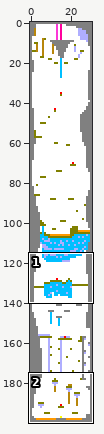
Sprite sheet, stored at maps/map_4.png. Above, an overview of the earlier version with the close-up marked.
Close-up. As it was:
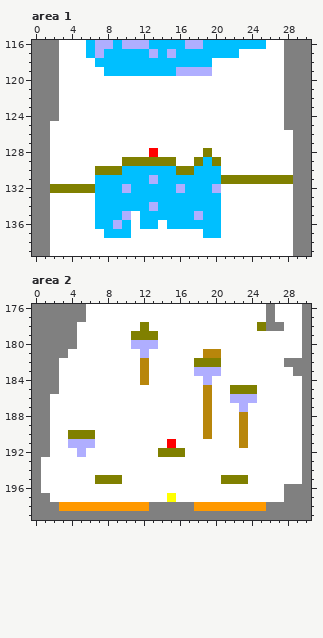
The file is 31x200 pixels. Shown: area 1: x 0..30, y 116..139; area 2: x 0..30, y 176..199.
Now the later version:
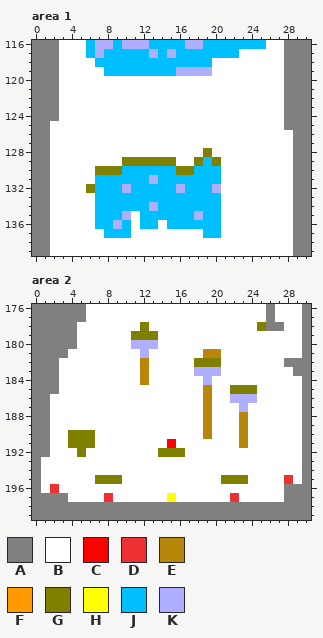
Palette (. is transparent): A #808080  B #ffffff  C #ff0000  D #ef3033  E #b8860b  F #ff9900  G #808000  H #ffff00  J #00bfff  K #afaeff
Difference:
Area 1:
y 128: x 13 C -> B
y 131: x 21..28 GGGGGGGG -> BBBBBBBB
y 132: x 2..5 GGGG -> BBBB
Area 2:
y 191: x 4..6 KKK -> GGG
y 192: x 5 K -> G
y 195: x 28 B -> D
y 196: x 2 B -> D
y 197: x 2..3 BB -> AA; x 8 B -> D; x 22 B -> D
y 198: x 3..12 FFFFFFFFFF -> AAAAAAAAAA; x 18..25 FFFFFFFF -> AAAAAAAA
Pixel boxes of the changes (left, top, right, bottom) in both close-ups:
changed: (149, 148, 158, 157)
changed: (221, 175, 293, 184)
changed: (50, 184, 86, 193)
changed: (50, 439, 149, 511)
changed: (194, 475, 293, 511)
